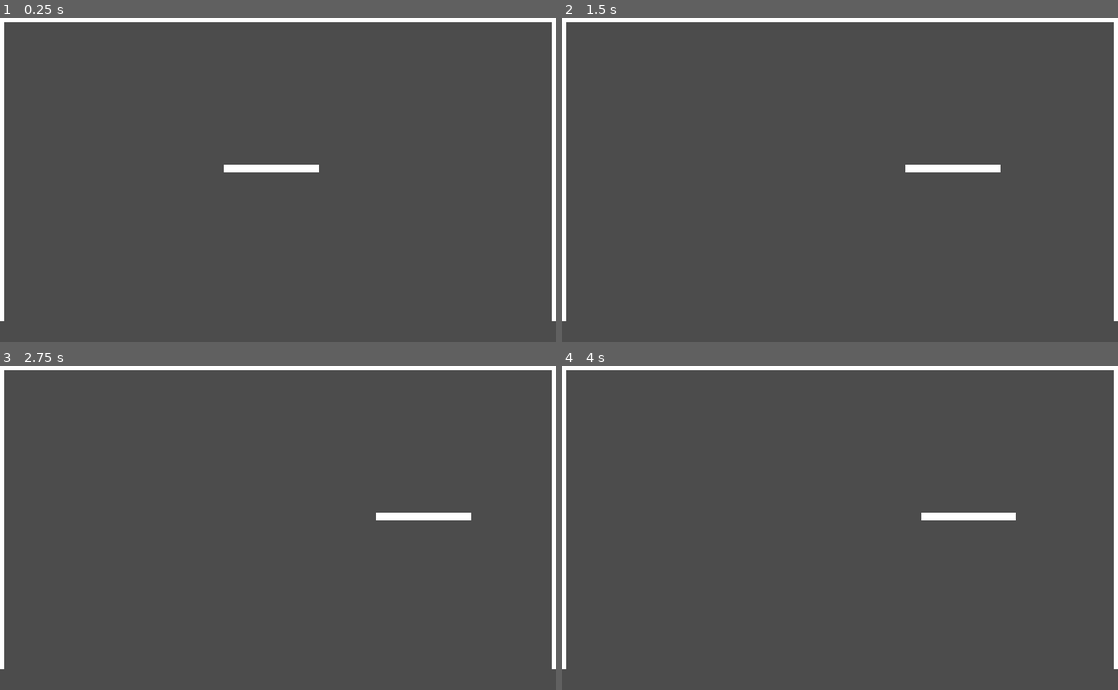
Above: before the commit, frames 1-4 (two rows, left to right).
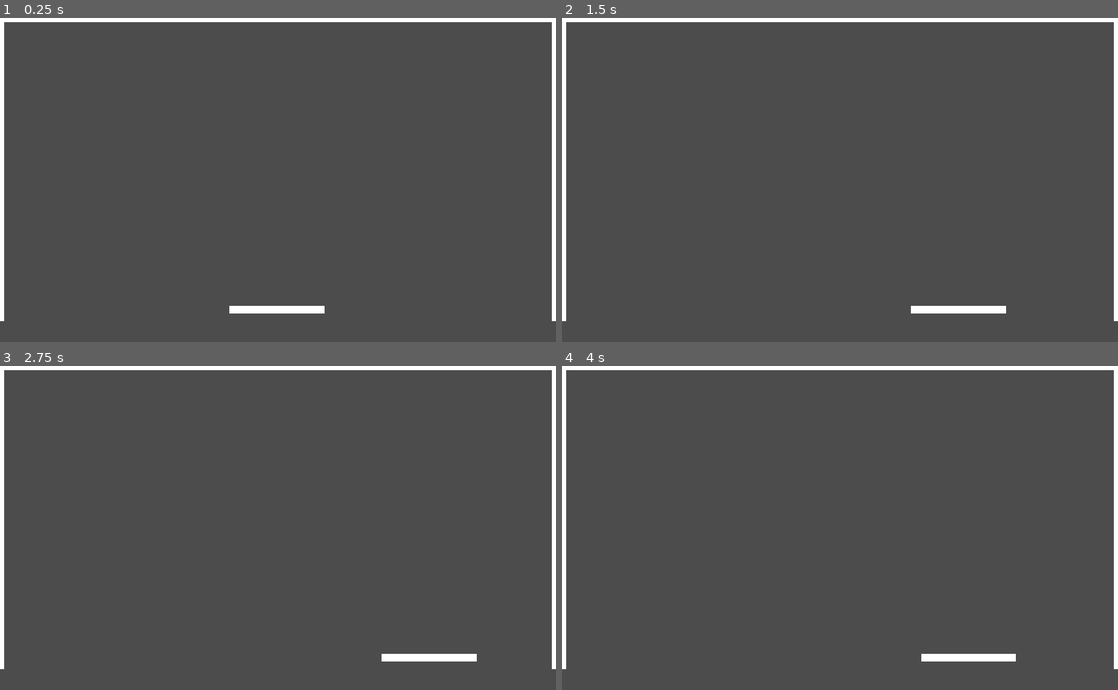
Above: after the commit, the same moments.

Repository: Santyru-C/Breakout-clone
Game: Godot game, scene res://Main.tscn
The game is run twice, just before and just after one commit, with the same random seed, the same clock (stepped at 60 frames per second) and the same inputs.
Inputs:
- Up to frame 1 (0.25 s): no input
- Up to frame 2 (1.5 s): tap Enter at 0.5 s; hold Right (ui_right) 0.53-1.28 s; hold Left (ui_left) from 1.28 s (still down)
- Up to frame 3 (2.75 s): release Left (ui_left) at 2.03 s; hold Right (ui_right) from 2.03 s (still down)
- Up to frame 4 (4 s): tap Space at 3.5 s; release Right (ui_right) at 3.53 s; hold Left (ui_left) from 3.53 s (still down)

The runs differ from the first frame. In frame 1, 0.8% of the frame differs, in the area x 40-59%, y 45-92%; in frame 2, 0.8%; in frame 3, 0.8%; in frame 4, 0.8%.

Commit message:
add new scene

Diff:
--- a/gamefiles/scenes/paddle.tscn
+++ b/gamefiles/scenes/paddle.tscn
@@ -7,7 +7,7 @@
 extents = Vector2( 87, 7.5 )
 
 [node name="paddle" type="KinematicBody2D"]
-position = Vector2( 500, 280 )
+position = Vector2( 510, 540 )
 script = ExtResource( 2 )
 __meta__ = {
 "_edit_group_": true
